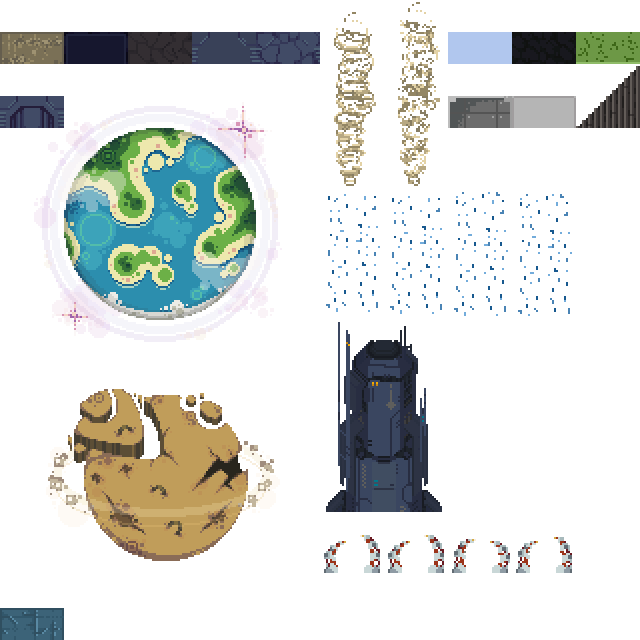
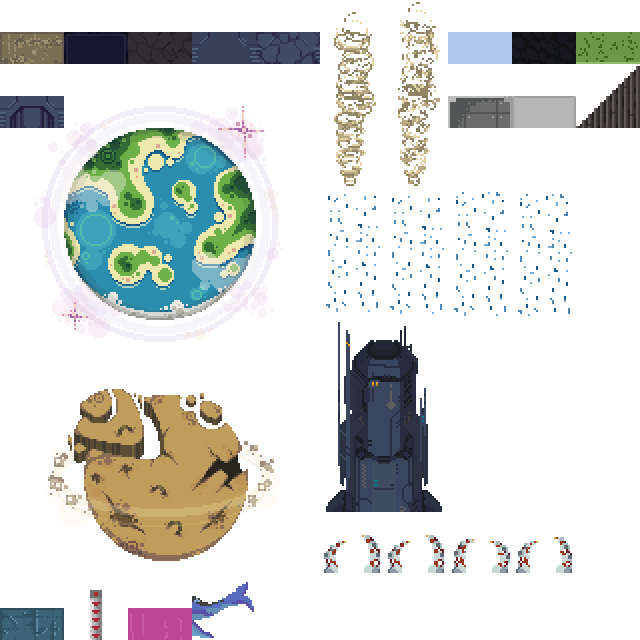
Layers edited between the first and the second 640 x 640 image:
added layer "Layer 1" above "ship-laser-above" over <box>192,582,254,638</box>
added layer "ship-laser-above" above "wall-corporation-above" over <box>90,590,102,640</box>
added layer "wall-flesh-above" above "wall-ice-above" over <box>128,608,192,640</box>
